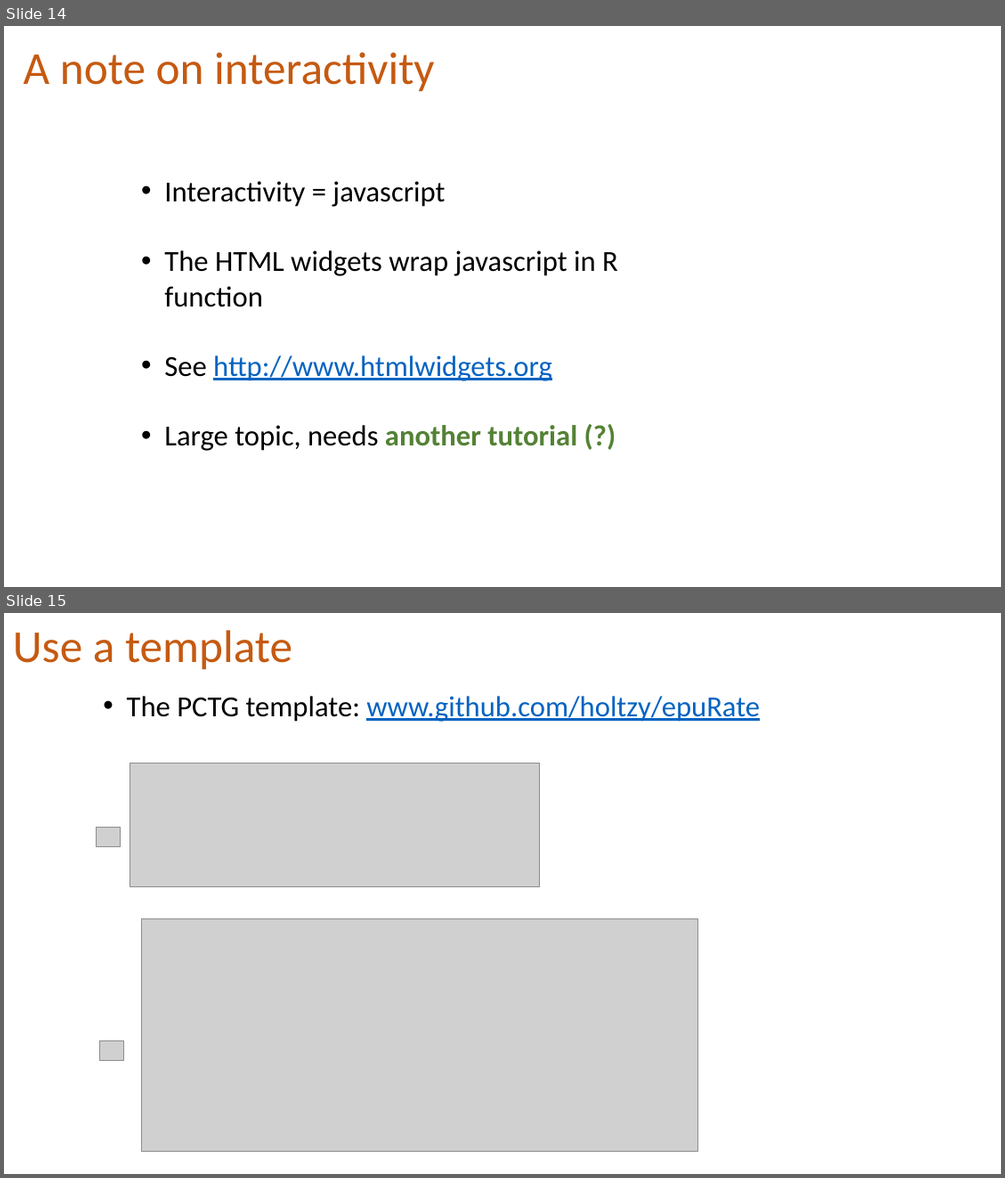
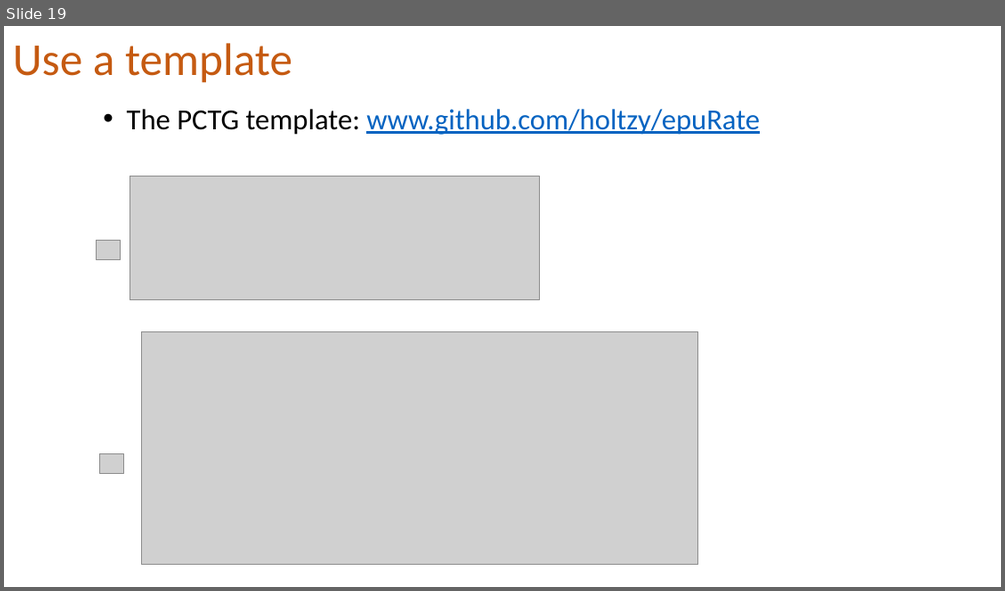
Before and after one commit to holtzy/Talk, a slide deck: 2018/Introduction_to_Rmarkdown.pptx. Shown one above the other, each under a label of ours: slides 14 and 15 before the commit, slide 19 after it. The pictures are 1005x1178 and 1005x591 pixels, drawn with LibreOffice and Linux fonts; fonts in the diff are those of the drawing; grey boxes stand for pictures. Boxes give left, top, right and bottom in pixels: in the first picture for what was removed or moved away, otherwise in the second. Text is boxed around its words. In the diff, an @@ line names an element or a change of style, - is before the commit and + after.

Commit message:
Prepare next R Markdown tutorial

```diff
--- a/2018/Introduction_to_Rmarkdown.pptx
+++ b/2018/Introduction_to_Rmarkdown.pptx
@@ slide 14 removed at (4, 26, 1001, 587), background #FFFFFF @@
@@ text removed at (24, 52, 434, 92) @@
-A note on interactivity
@@ text removed at (164, 181, 618, 451) @@
-• Interactivity = javascript
-• The HTML widgets wrap javascript in R function
-• See http://www.htmlwidgets.org
-• Large topic, needs another tutorial (?)
@@ what was slide 15 is now slide 19 @@
```
Also in this commit, not shown: 6 slides changed, 6 slides added, 1 other slide removed, 1 other file.
